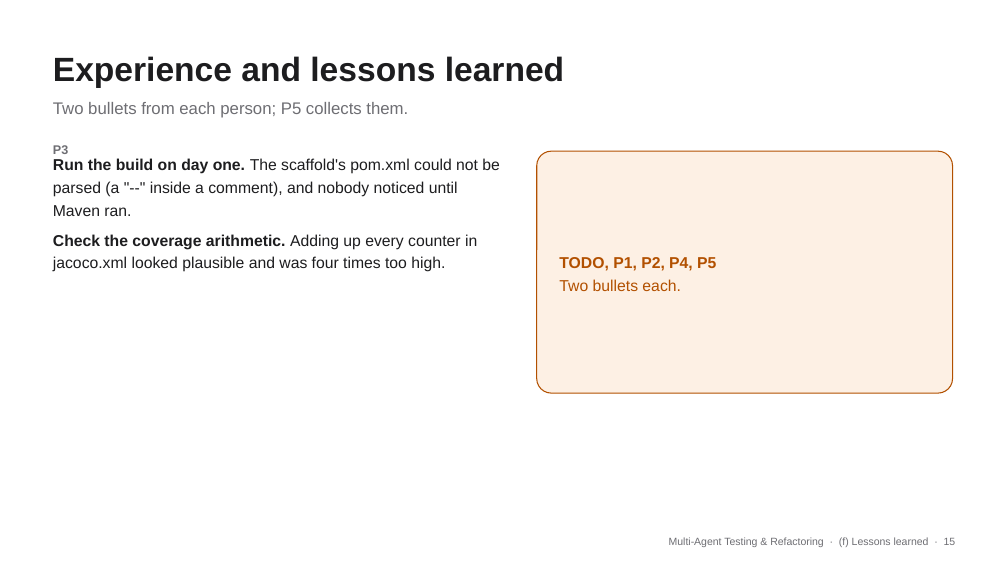
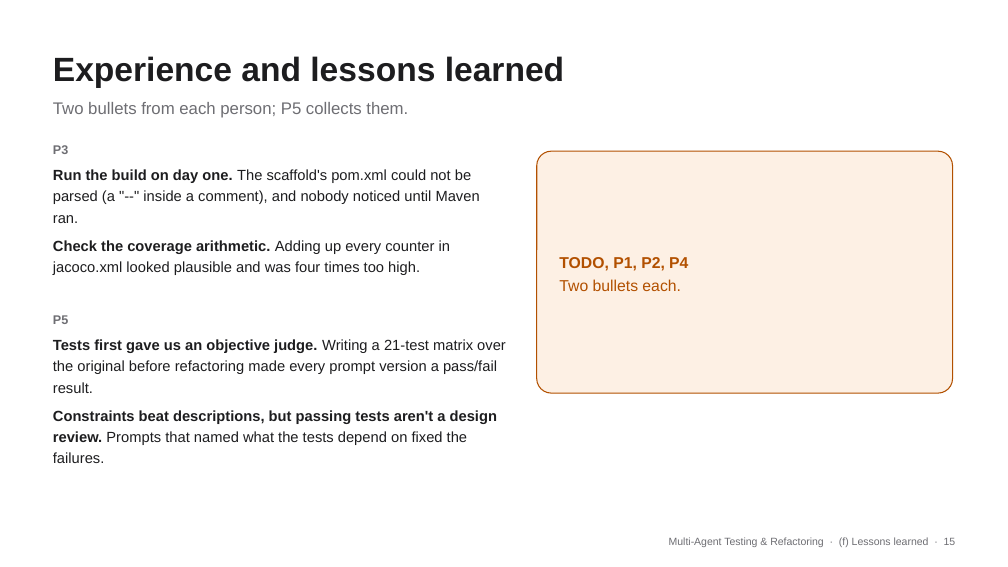
Before and after one commit to JordanTaylorGit/CSE-4392-Multi-Agent-System, a slide deck: slide 15 of slides/team3.pptx. Drawn at 1008x567 pixels with LibreOffice and Linux fonts; fonts in the diff are those of the drawing. Boxes give left, top, right and bottom in pixels: in the first picture for what was removed or moved away, otherwise in the second. Text is boxed around its words. In the diff, an @@ line names an element or a change of style, - is before the commit and + after.

```diff
--- a/slides/team3.pptx
+++ b/slides/team3.pptx
@@ text "Run the build on day ...": place and size @@
-text "Run the build on day ..." at [53,158,500,272]
+text "Run the build on day ..." at [53,169,480,275]
@@ text "Run the build on day ..." at [53,169,480,275]: size 15 to 14 pt @@
@@ text at [559,257,688,271]: text changed @@
-TODO, P1, P2, P4, P5
+TODO, P1, P2, P4
@@ text added at [53,315,68,324], 12 pt, text #6E6E73, bold @@
+P5
@@ text added at [53,339,506,463], 14 pt, text #1D1D1F @@
+Tests first gave us an objective judge. Writing a 21-test matrix over the original before refactoring made every prompt version a pass/fail result.
+Constraints beat descriptions, but passing tests aren't a design review. Prompts that named what the tests depend on fixed the failures.
```
Also in this commit, not shown: 4 other slides changed, 1 slide added, 1 slide removed, 1 other file.
